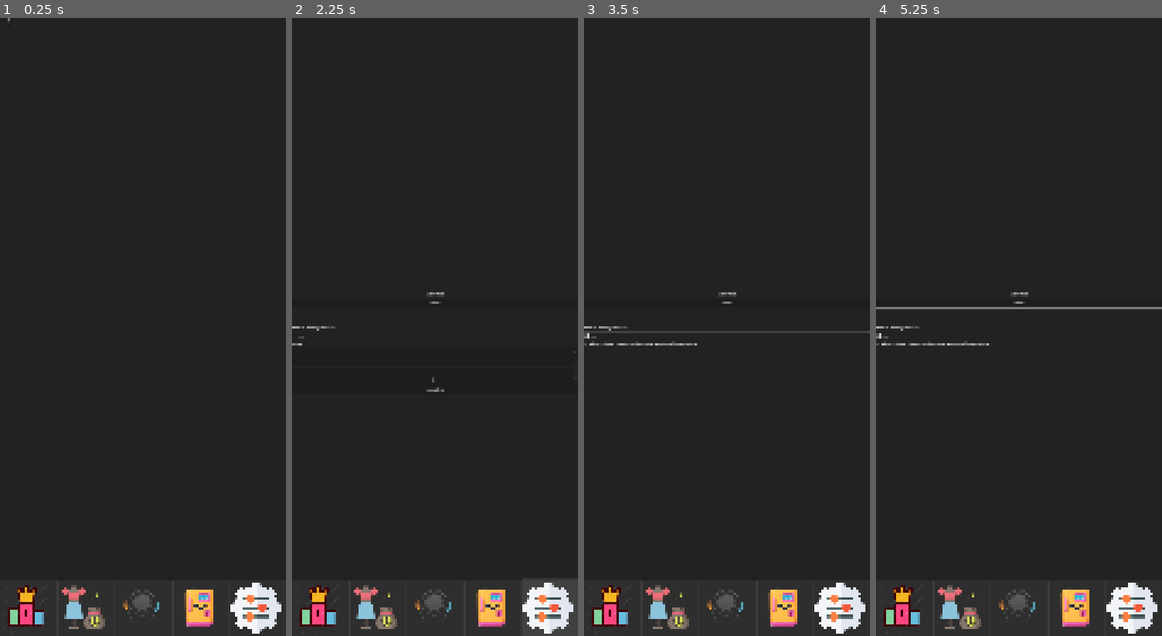
Above: before the commit, frames 1-4 (left to right).
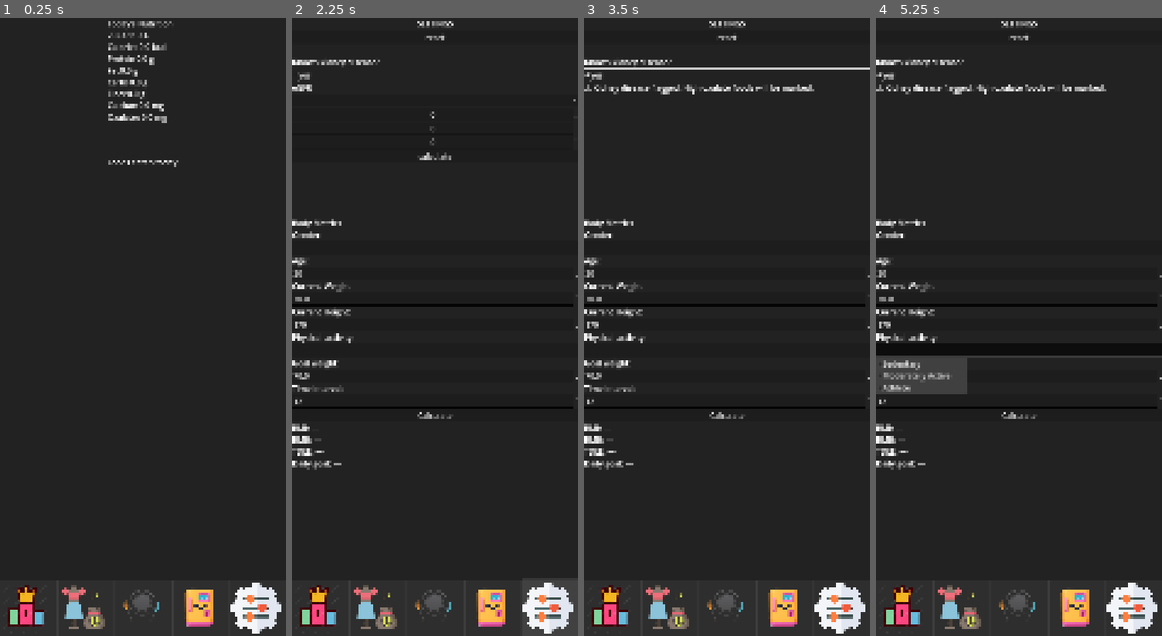
Above: after the commit, the same moments.

Repository: philipstar1234567/caloriecountingapp
Game: Godot game, scene res://Main.tscn
The game is run twice, just before and just after one commit, with the same random seed, the same clock (stepped at 60 frames per second) and the same inputs.
Inputs (mouse positions are in pixels of both pictures, inside the frame that each line leads up to):
- Up to frame 1 (0.25 s): no input
- Up to frame 2 (2.25 s): click (435, 605) at 0.5 s; click (492, 605) at 1.25 s; click (549, 605) at 2 s
- Up to frame 3 (3.5 s): click "yes" at 2.75 s
- Up to frame 4 (5.25 s): click "reset" at 3.5 s; click (1019, 246) at 4.27 s; click (1019, 351) at 5.02 s

The runs differ from the first frame. In frame 1, 1.1% of the frame differs, in the area x 2-63%, y 0-25%; in frame 2, 3.2%; in frame 3, 4.4%; in frame 4, 5.5%, in the area x 0-100%, y 0-74%.
Error after the commit: Parse Error: Static function "get_date_string_from_datetime_dict()" not found in base "GDScriptNativeClass". (res://Global.gd:112)

Commit message:
dfsf
sdvw

Diff:
--- a/FridgePage.gd
+++ b/FridgePage.gd
@@ -183,13 +183,46 @@
 	popup.info_pressed.connect(_on_info_pressed)
 
 func _on_eat_pressed(food: Dictionary):
+	# Remove from fridge
 	fridge_foods = fridge_foods.filter(func(f): return f["id"] != food["id"])
+
 	save_fridge()
 	build_fridge_ui()
-	# Log to daily intake
-	var intake = get_tree().root.get_node_or_null("Main/ContentArea/HomePage")
-	if intake:
-		intake.log_food(food)
+
+	# Log to HomePage
+	var main = get_tree().root.get_node("Main")
+	var home = main.get_node_or_null("ContentArea/HomePage")
+	if home == null:
+		# HomePage not currently loaded — save directly to file
+		_log_food_to_file(food)
+	else:
+		home.log_food(food)
+
+func _log_food_to_file(food: Dictionary):
+	var today = Time.get_date_string_from_system()
+	var totals = {"calories":0.0,"protein_g":0.0,"fat_g":0.0,"carbs_g":0.0,"fiber_g":0.0,"calcium_mg":0.0,"oxalate_mg":0.0}
+	var foods = []
+
+	if FileAccess.file_exists("user://intake.json"):
+		var file = FileAccess.open("user://intake.json", FileAccess.READ)
+		var data = JSON.parse_string(file.get_as_text())
+		file.close()
+		if data and data.get("date","") == today:
+			totals = data.get("totals", totals)
+			foods = data.get("foods", [])
+
+	totals["calories"]   += food.get("calories", 0)
+	totals["protein_g"]  += food.get("protein_g", 0)
+	totals["fat_g"]      += food.get("fat_g", 0)
+	totals["carbs_g"]    += food.get("carbs_g", 0)
+	totals["fiber_g"]    += food.get("fiber_g", 0)
+	totals["calcium_mg"] += food.get("calcium_mg", 0)
+	totals["oxalate_mg"] += food.get("oxalate_mg_per_100g", 0)
+	foods.append(food.get("name", "Unknown"))
+
+	var file = FileAccess.open("user://intake.json", FileAccess.WRITE)
+	file.store_string(JSON.stringify({"date": today, "totals": totals, "foods": foods}))
+	file.close()
 
 func _on_info_pressed(food: Dictionary):
 	var info = preload("res://NutritionalInfo.tscn").instantiate()
--- a/Global.gd
+++ b/Global.gd
@@ -1,4 +1,12 @@
 extends Node
+
+var body_metrics: Dictionary = {
+	"bmr": 0.0,
+	"tdee": 0.0,
+	"daily_goal": 0.0,
+	"goal_weight": 0.0,
+	"weight": 0.0
+}
 
 # ── Health conditions selected by user ──
 var active_conditions: Array = []
@@ -75,3 +83,40 @@
 	if not data: return
 	active_conditions = data.get("conditions", [])
 	kidney_at_risk = data.get("kidney_at_risk", false)
+
+var points_history: Dictionary = {}  # key = "YYYY-MM-DD", value = points
+
+func save_points(date: String, points: float):
+	points_history[date] = points
+	var file = FileAccess.open("user://points.json", FileAccess.WRITE)
+	file.store_string(JSON.stringify(points_history))
+	file.close()
+
+func load_points():
+	if not FileAccess.file_exists("user://points.json"): return
+	var file = FileAccess.open("user://points.json", FileAccess.READ)
+	var data = JSON.parse_string(file.get_as_text())
+	file.close()
+	if data:
+		points_history = data
+
+func get_points_today() -> float:
+	var today = Time.get_date_string_from_system()
+	return points_history.get(today, 0.0)
+
+func get_points_week() -> float:
+	var total = 0.0
+	var unix_now = Time.get_unix_time_from_system()
+	for i in range(7):
+		var unix_day = unix_now - (i * 86400)
+		var date = Time.get_date_string_from_datetime_dict(
+			Time.get_datetime_dict_from_unix_time(unix_day)
+		)
+		total += points_history.get(date, 0.0)
+	return total
+
+func get_points_alltime() -> float:
+	var total = 0.0
+	for val in points_history.values():
+		total += val
+	return total
--- a/HomePage.gd
+++ b/HomePage.gd
@@ -1,4 +1,104 @@
 extends Control
 
+var today_totals = {
+	"calories": 0.0, "protein_g": 0.0, "fat_g": 0.0,
+	"carbs_g": 0.0, "fiber_g": 0.0, "calcium_mg": 0.0, "oxalate_mg": 0.0
+}
+var foods_eaten: Array = []
+
 func _ready():
-	pass
+	Global.load_points()
+	load_today()
+	refresh_display()
+
+func _notification(what):
+	if what == NOTIFICATION_VISIBILITY_CHANGED and visible:
+		refresh_display()
+
+func log_food(food: Dictionary):
+	today_totals["calories"]   += food.get("calories", 0)
+	today_totals["protein_g"]  += food.get("protein_g", 0)
+	today_totals["fat_g"]      += food.get("fat_g", 0)
+	today_totals["carbs_g"]    += food.get("carbs_g", 0)
+	today_totals["fiber_g"]    += food.get("fiber_g", 0)
+	today_totals["calcium_mg"] += food.get("calcium_mg", 0)
+	today_totals["oxalate_mg"] += food.get("oxalate_mg_per_100g", 0)
+	foods_eaten.append(food.get("name", "Unknown"))
+	save_today()
+	refresh_display()
+
+func refresh_display():
+	var vbox = $Panel/ScrollContainer/VBoxContainer
+	vbox.get_node("DateLabel").text = Time.get_date_string_from_system()
+
+	# Totals
+	var kcal = snappedf(today_totals["calories"], 0.1)
+	vbox.get_node("CaloriesBar/CaloriesValue").text  = str(kcal) + " kcal"
+	vbox.get_node("ProteinBar/ProteinValue").text    = str(snappedf(today_totals["protein_g"], 0.1)) + " g"
+	vbox.get_node("FatBar/FatValue").text            = str(snappedf(today_totals["fat_g"], 0.1)) + " g"
+	vbox.get_node("CarbsBar/CarbsValue").text        = str(snappedf(today_totals["carbs_g"], 0.1)) + " g"
+	vbox.get_node("FiberBar/FiberValue").text        = str(snappedf(today_totals["fiber_g"], 0.1)) + " g"
+	vbox.get_node("CalciumBar/CalciumValue").text    = str(snappedf(today_totals["calcium_mg"], 0.1)) + " mg"
+	vbox.get_node("OxalatesBar/OxalatesValue").text  = str(snappedf(today_totals["oxalate_mg"], 0.1)) + " mg"
+
+	# Calorie goal progress
+	var daily_goal = Global.body_metrics.get("daily_goal", 0.0)
+	var bmr        = Global.body_metrics.get("bmr", 0.0)
+	if daily_goal > 0:
+		var remaining = snappedf(daily_goal - kcal, 0.1)
+		var sign = "+" if remaining > 0 else ""
+		vbox.get_node("GoalLabel").text = "Goal: " + str(snappedf(daily_goal, 0)) + " kcal  |  Remaining: " + sign + str(remaining) + " kcal"
+	else:
+		vbox.get_node("GoalLabel").text = "Set your goal in Settings ⚙️"
+
+	# Points calculation
+	var points = calculate_points(kcal, daily_goal, bmr)
+	vbox.get_node("PointsLabel").text = "⭐ Points today: " + str(snappedf(points, 0.1))
+
+	# Save today's points to history
+	var today = Time.get_date_string_from_system()
+	Global.save_points(today, points)
+
+	# Foods eaten list
+	var list = vbox.get_node("FoodsEatenList")
+	for child in list.get_children():
+		child.queue_free()
+	for name in foods_eaten:
+		var lbl = Label.new()
+		lbl.text = "• " + name
+		list.add_child(lbl)
+
+func calculate_points(daily_kcal: float, kcal_goal: float, bmr: float) -> float:
+	if bmr == 0: return 0.0
+	var goal_weight = Global.body_metrics.get("goal_weight", 0.0)
+	var weight      = Global.body_metrics.get("weight", 0.0)
+	if goal_weight == 0 or weight == 0: return 0.0
+
+	var kcal_diff = kcal_goal - bmr
+
+	if goal_weight < weight:
+		if kcal_diff >= 0 and daily_kcal >= bmr:
+			return 1.0 + kcal_diff / 500.0
+	elif goal_weight > weight:
+		if kcal_diff <= 0 and daily_kcal >= bmr:
+			return 1.0 + (-kcal_diff) / 500.0
+	return 0.0
+
+func save_today():
+	var file = FileAccess.open("user://intake.json", FileAccess.WRITE)
+	file.store_string(JSON.stringify({
+		"date": Time.get_date_string_from_system(),
+		"totals": today_totals,
+		"foods": foods_eaten
+	}))
+	file.close()
+
+func load_today():
+	if not FileAccess.file_exists("user://intake.json"): return
+	var file = FileAccess.open("user://intake.json", FileAccess.READ)
+	var data = JSON.parse_string(file.get_as_text())
+	file.close()
+	if not data: return
+	if data.get("date", "") != Time.get_date_string_from_system(): return
+	today_totals = data.get("totals", today_totals)
+	foods_eaten  = data.get("foods", [])
--- a/HomePage.tscn
+++ b/HomePage.tscn
@@ -1,6 +1,7 @@
-[gd_scene load_steps=2 format=3 uid="uid://dip2lxuhdo4s8"]
+[gd_scene load_steps=3 format=3 uid="uid://dip2lxuhdo4s8"]
 
 [ext_resource type="Script" uid="uid://3wt6iiyy6kkq" path="res://HomePage.gd" id="1_1h7vm"]
+[ext_resource type="Theme" uid="uid://6bg4j0jgclno" path="res://themeHomePagefont32.tres" id="1_k1fio"]
 
 [node name="HomePage" type="Control"]
 layout_mode = 3
@@ -9,6 +10,7 @@
 anchor_bottom = 1.0
 grow_horizontal = 2
 grow_vertical = 2
+theme = ExtResource("1_k1fio")
 script = ExtResource("1_1h7vm")
 
 [node name="Panel" type="Panel" parent="."]
@@ -20,57 +22,119 @@
 grow_vertical = 2
 
 [node name="ScrollContainer" type="ScrollContainer" parent="Panel"]
-layout_mode = 0
-offset_right = 40.0
-offset_bottom = 40.0
+layout_mode = 1
+anchors_preset = 15
+anchor_right = 1.0
+anchor_bottom = 1.0
+grow_horizontal = 2
+grow_vertical = 2
 
 [node name="VBoxContainer" type="VBoxContainer" parent="Panel/ScrollContainer"]
 layout_mode = 2
+size_flags_horizontal = 6
+size_flags_vertical = 3
 
 [node name="TitleLabel" type="Label" parent="Panel/ScrollContainer/VBoxContainer"]
 layout_mode = 2
+theme_override_font_sizes/font_size = 32
+text = "Today's Nutrition"
 
 [node name="DateLabel" type="Label" parent="Panel/ScrollContainer/VBoxContainer"]
 layout_mode = 2
-
-[node name="FoodsEatenTitle" type="Label" parent="Panel/ScrollContainer/VBoxContainer"]
-layout_mode = 2
+theme_override_font_sizes/font_size = 32
 
 [node name="CaloriesBar" type="HBoxContainer" parent="Panel/ScrollContainer/VBoxContainer"]
 layout_mode = 2
 
 [node name="CaloriesLabel" type="Label" parent="Panel/ScrollContainer/VBoxContainer/CaloriesBar"]
 layout_mode = 2
+text = "Calories"
 
 [node name="CaloriesValue" type="Label" parent="Panel/ScrollContainer/VBoxContainer/CaloriesBar"]
 layout_mode = 2
+text = "0 kcal"
 
 [node name="ProteinBar" type="HBoxContainer" parent="Panel/ScrollContainer/VBoxContainer"]
 layout_mode = 2
 
 [node name="ProteinLabel" type="Label" parent="Panel/ScrollContainer/VBoxContainer/ProteinBar"]
 layout_mode = 2
+text = "Protein"
 
 [node name="ProteinValue" type="Label" parent="Panel/ScrollContainer/VBoxContainer/ProteinBar"]
 layout_mode = 2
+text = "0 g"
 
 [node name="FatBar" type="HBoxContainer" parent="Panel/ScrollContainer/VBoxContainer"]
 layout_mode = 2
 
 [node name="FatLabel" type="Label" parent="Panel/ScrollContainer/VBoxContainer/FatBar"]
 layout_mode = 2
+text = "Fat"
 
 [node name="FatValue" type="Label" parent="Panel/ScrollContainer/VBoxContainer/FatBar"]
 layout_mode = 2
+text = "0 g"
 
 [node name="CarbsBar" type="HBoxContainer" parent="Panel/ScrollContainer/VBoxContainer"]
 layout_mode = 2
 
 [node name="CarbsLabel" type="Label" parent="Panel/ScrollContainer/VBoxContainer/CarbsBar"]
 layout_mode = 2
+text = "Carbs"
 
 [node name="CarbsValue" type="Label" parent="Panel/ScrollContainer/VBoxContainer/CarbsBar"]
 layout_mode = 2
+text = "0 g"
 
 [node name="FiberBar" type="HBoxContainer" parent="Panel/ScrollContainer/VBoxContainer"]
 layout_mode = 2
+
+[node name="FiberLabel" type="Label" parent="Panel/ScrollContainer/VBoxContainer/FiberBar"]
+layout_mode = 2
+text = "Fiber"
+
+[node name="FiberValue" type="Label" parent="Panel/ScrollContainer/VBoxContainer/FiberBar"]
+layout_mode = 2
+text = "0 g"
+
+[node name="CalciumBar" type="HBoxContainer" parent="Panel/ScrollContainer/VBoxContainer"]
+layout_mode = 2
+
+[node name="CalciumLabel" type="Label" parent="Panel/ScrollContainer/VBoxContainer/CalciumBar"]
+layout_mode = 2
+text = "Calcium"
+
+[node name="CalciumValue" type="Label" parent="Panel/ScrollContainer/VBoxContainer/CalciumBar"]
+layout_mode = 2
+text = "0 g"
+
+[node name="OxalatesBar" type="HBoxContainer" parent="Panel/ScrollContainer/VBoxContainer"]
+layout_mode = 2
+
+[node name="OxalatesLabel" type="Label" parent="Panel/ScrollContainer/VBoxContainer/OxalatesBar"]
+layout_mode = 2
+text = "Oxalates"
+
+[node name="OxalatesValue" type="Label" parent="Panel/ScrollContainer/VBoxContainer/OxalatesBar"]
+layout_mode = 2
+text = "0 g"
+
+[node name="GoalLabel" type="Label" parent="Panel/ScrollContainer/VBoxContainer"]
+layout_mode = 2
+
+[node name="PointsLabel" type="Label" parent="Panel/ScrollContainer/VBoxContainer"]
+layout_mode = 2
+
+[node name="Divider" type="HSeparator" parent="Panel/ScrollContainer/VBoxContainer"]
+custom_minimum_size = Vector2(0, 37.47)
+layout_mode = 2
+
+[node name="FoodsEatenTitle" type="Label" parent="Panel/ScrollContainer/VBoxContainer"]
+layout_mode = 2
+text = "Foods eaten today:"
+
+[node name="FoodsEatenList" type="VBoxContainer" parent="Panel/ScrollContainer/VBoxContainer"]
+custom_minimum_size = Vector2(0, 572.49)
+layout_mode = 2
+theme = ExtResource("1_k1fio")
--- a/NutritionalInfo.tscn
+++ b/NutritionalInfo.tscn
@@ -1,5 +1,6 @@
-[gd_scene load_steps=2 format=3 uid="uid://boxw1nx8f0ws2"]
+[gd_scene load_steps=3 format=3 uid="uid://boxw1nx8f0ws2"]
 
+[ext_resource type="Theme" uid="uid://6bg4j0jgclno" path="res://themeHomePagefont32.tres" id="1_8yl1s"]
 [ext_resource type="Script" uid="uid://x0utvvdi30h5" path="res://NutritionalInfo.gd" id="1_el806"]
 
 [node name="NutritionalInfo" type="Control"]
@@ -9,6 +10,7 @@
 anchor_bottom = 1.0
 grow_horizontal = 2
 grow_vertical = 2
+theme = ExtResource("1_8yl1s")
 script = ExtResource("1_el806")
 
 [node name="PanelContainer" type="PanelContainer" parent="."]
--- a/SettingsPage.gd
+++ b/SettingsPage.gd
@@ -1,56 +1,60 @@
 extends Control
 
 func _ready():
+	# Kidney care connections
 	$Panel/ScrollContainer/VBoxContainer/KidneyCarePanel/VBoxContainer/KnownDisease.toggled.connect(_on_known_disease_toggled)
-	$Panel/ScrollContainer/VBoxContainer/KidneyCarePanel/VBoxContainer/InputFields/CalculateButton.pressed.connect(_on_calculate)
+	$Panel/ScrollContainer/VBoxContainer/KidneyCarePanel/VBoxContainer/InputFields/CalculateButton.pressed.connect(_on_calculate_egfr)
+
+	# Body metrics connection
+	$Panel/ScrollContainer/VBoxContainer/BodyMetricsPanel/VBoxContainer/CalculateButton.pressed.connect(_on_calculate_metrics)
+
+	# Reset button
 	$Panel/ScrollContainer/VBoxContainer/ResetButton.pressed.connect(_on_reset)
 
-	# Load saved kidney settings
 	load_kidney_settings()
+	load_body_metrics()
 
+# ─────────────────────────────────────────
+#  KIDNEY CARE
+# ─────────────────────────────────────────
 func _on_known_disease_toggled(checked: bool):
-	# Hide input fields if user already knows they have kidney disease
 	$Panel/ScrollContainer/VBoxContainer/KidneyCarePanel/VBoxContainer/InputFields.visible = !checked
 	if checked:
-		_set_risk("⚠️ Kidney disease flagged. High oxalate foods will be marked.")
+		_set_kidney_risk("⚠️ Kidney disease flagged. High oxalate foods will be marked.")
 		Global.kidney_at_risk = true
 		Global.save_profile()
 
-func _on_calculate():
+func _on_calculate_egfr():
 	var fields = $Panel/ScrollContainer/VBoxContainer/KidneyCarePanel/VBoxContainer/InputFields
-	var scr   = fields.get_node("CreatinineInput").value
-	var age   = fields.get_node("AgeInput").value
-	var is_female = fields.get_node("GenderOption").selected == 1  # 0=Male, 1=Female
+	var scr       = fields.get_node("CreatinineInput").value
+	var age       = fields.get_node("AgeInput").value
+	var is_female = fields.get_node("GenderOption").selected == 1
 
-	# CKD-EPI formula
-	var kappa = 0.7 if is_female else 0.9
-	var alpha = -0.329 if is_female else -0.411
+	var kappa      = 0.7 if is_female else 0.9
+	var alpha      = -0.329 if is_female else -0.411
 	var sex_factor = 1.012 if is_female else 1.0
 
 	var ratio = scr / kappa
-	var egfr = 142.0 \
+	var egfr  = 142.0 \
 		* pow(min(ratio, 1.0), alpha) \
 		* pow(max(ratio, 1.0), -1.200) \
 		* pow(0.9938, age) \
 		* sex_factor
+	egfr = snappedf(egfr, 0.1)
 
-	egfr = snapped(egfr, 0.1)
-
-	# Show the result
 	fields.get_node("eGFRLabel").text = "eGFR: " + str(egfr) + " mL/min/1.73m²"
 
-	# Determine risk
 	if egfr <= 60:
-		_set_risk("⚠️ eGFR ≤ 60 — kidney function reduced. High oxalate foods will be marked.")
+		_set_kidney_risk("⚠️ eGFR ≤ 60 — kidney function reduced. High oxalate foods will be marked.")
 		Global.kidney_at_risk = true
 	else:
-		_set_risk("✅ eGFR > 60 — kidney function appears normal.")
+		_set_kidney_risk("✅ eGFR > 60 — kidney function appears normal.")
 		Global.kidney_at_risk = false
 
 	save_kidney_settings(egfr)
 	Global.save_profile()
 
-func _set_risk(message: String):
+func _set_kidney_risk(message: String):
 	$Panel/ScrollContainer/VBoxContainer/KidneyCarePanel/VBoxContainer/RiskLabel.text = message
 
 func save_kidney_settings(egfr: float):
@@ -75,6 +79,113 @@
 	if data.has("egfr"):
 		$Panel/ScrollContainer/VBoxContainer/KidneyCarePanel/VBoxContainer/InputFields/eGFRLabel.text = "eGFR: " + str(data["egfr"]) + " mL/min/1.73m²"
 
+# ─────────────────────────────────────────
+#  BODY METRICS
+# ─────────────────────────────────────────
+func _on_calculate_metrics():
+	var panel     = $Panel/ScrollContainer/VBoxContainer/BodyMetricsPanel/VBoxContainer
+	var weight    = panel.get_node("WeightInput").value
+	var height_cm = panel.get_node("HeightInput").value
+	var age       = panel.get_node("AgeInput").value
+	var activity  = panel.get_node("ActivityOption").selected  # 0=sedentary 1=moderate 2=athlete
+	var goal_w    = panel.get_node("GoalWeightInput").value
+	var weeks     = panel.get_node("TimeIntervalInput").value
+	var is_female = panel.get_node("GenderOption").selected == 1
+
+	var height_m = height_cm / 100.0
+
+	# BMI
+	var bmi = weight / (height_m * height_m)
+	bmi = snappedf(bmi, 0.1)
+	var bmi_category = ""
+	if bmi < 18.5:    bmi_category = "Underweight"
+	elif bmi < 25.0:  bmi_category = "Normal"
+	elif bmi < 30.0:  bmi_category = "Overweight"
+	else:             bmi_category = "Obese"
+	panel.get_node("BMIResult").text = "BMI: " + str(bmi) + " (" + bmi_category + ")"
+
+	# BMR — Mifflin-St Jeor
+	var bmr = 10.0 * weight + 6.25 * height_cm - 5.0 * age
+	bmr += -161.0 if is_female else 5.0
+	bmr = snappedf(bmr, 1.0)
+	panel.get_node("BMRResult").text = "BMR: " + str(bmr) + " kcal/day"
+
+	# TDEE
+	var tdee_multiplier = [1.2, 1.55, 1.9][activity]
+	var tdee = snappedf(bmr * tdee_multiplier, 1.0)
+	panel.get_node("TDEEResult").text = "TDEE: " + str(tdee) + " kcal/day"
+
+	# Daily kcal adjustment for goal weight
+	# 7700 kcal = 1kg of body fat, time in days (weeks × 7)
+	var days = weeks * 7.0
+	var kcal_adjustment = 7700.0 * (goal_w - weight) / days
+	var daily_goal = snappedf(tdee + kcal_adjustment, 1.0)
+	var direction = ""
+	if goal_w < weight:       direction = "deficit to lose weight"
+	elif goal_w > weight:     direction = "surplus to gain weight"
+	else:                     direction = "maintenance"
+	panel.get_node("GoalResult").text = "Daily goal: " + str(daily_goal) + " kcal (" + direction + ")"
+
+	save_body_metrics(weight, height_cm, age, activity, goal_w, weeks, is_female, bmr, tdee, daily_goal)
+
+func save_body_metrics(weight, height, age, activity, goal_w, weeks, is_female, bmr, tdee, daily_goal):
+	var file = FileAccess.open("user://body_metrics.json", FileAccess.WRITE)
+	file.store_string(JSON.stringify({
+		"weight": weight,
+		"height": height,
+		"age": age,
+		"activity": activity,
+		"goal_weight": goal_w,
+		"weeks": weeks,
+		"is_female": is_female,
+		"bmr": bmr,
+		"tdee": tdee,
+		"daily_goal": daily_goal
+	}))
+	file.close()
+
+	# Share with Global so HomePage can use it
+	Global.body_metrics = {
+		"bmr": bmr,
+		"tdee": tdee,
+		"daily_goal": daily_goal,
+		"goal_weight": goal_w,
+		"weight": weight
+	}
+
+func load_body_metrics():
+	if not FileAccess.file_exists("user://body_metrics.json"): return
+	var file = FileAccess.open("user://body_metrics.json", FileAccess.WRITE if false else FileAccess.READ)
+	var data = JSON.parse_string(file.get_as_text())
+	file.close()
+	if not data: return
+
+	var panel = $Panel/ScrollContainer/VBoxContainer/BodyMetricsPanel/VBoxContainer
+	panel.get_node("WeightInput").value       = data.get("weight", 70)
+	panel.get_node("HeightInput").value       = data.get("height", 170)
+	panel.get_node("AgeInput").value          = data.get("age", 30)
+	panel.get_node("ActivityOption").selected = data.get("activity", 0)
+	panel.get_node("GoalWeightInput").value   = data.get("goal_weight", 70)
+	panel.get_node("TimeIntervalInput").value = data.get("weeks", 12)
+	panel.get_node("GenderOption").selected   = 1 if data.get("is_female", false) else 0
+
+	if data.has("bmr"):
+		panel.get_node("BMRResult").text  = "BMR: " + str(data["bmr"]) + " kcal/day"
+		panel.get_node("TDEEResult").text = "TDEE: " + str(data["tdee"]) + " kcal/day"
+		panel.get_node("GoalResult").text = "Daily goal: " + str(data["daily_goal"]) + " kcal"
+
+	Global.body_metrics = {
+		"bmr": data.get("bmr", 0),
+		"tdee": data.get("tdee", 0),
+		"daily_goal": data.get("daily_goal", 0),
+		"goal_weight": data.get("goal_weight", 0),
+		"weight": data.get("weight", 0)
+	}
+
+# ─────────────────────────────────────────
+#  RESET
+# ─────────────────────────────────────────
 func _on_reset():
 	if FileAccess.file_exists("user://intake.json"):
 		DirAccess.remove_absolute("user://intake.json")
+	print("Daily intake reset")
--- a/SettingsPage.tscn
+++ b/SettingsPage.tscn
@@ -1,6 +1,7 @@
-[gd_scene load_steps=2 format=3 uid="uid://lp2ytm723gwl"]
+[gd_scene load_steps=3 format=3 uid="uid://lp2ytm723gwl"]
 
 [ext_resource type="Script" uid="uid://j36t16rvv8ij" path="res://SettingsPage.gd" id="1_n364n"]
+[ext_resource type="Theme" uid="uid://6bg4j0jgclno" path="res://themeHomePagefont32.tres" id="1_shg78"]
 
 [node name="SettingsPage" type="Control"]
 layout_mode = 3
@@ -9,6 +10,7 @@
 anchor_bottom = 1.0
 grow_horizontal = 2
 grow_vertical = 2
+theme = ExtResource("1_shg78")
 script = ExtResource("1_n364n")
 
 [node name="Panel" type="Panel" parent="."]
@@ -32,7 +34,6 @@
 layout_mode = 2
 size_flags_horizontal = 7
 size_flags_vertical = 7
-alignment = 1
 
 [node name="Label" type="Label" parent="Panel/ScrollContainer/VBoxContainer"]
 layout_mode = 2
@@ -94,3 +95,120 @@
 [node name="ResetButton" type="Button" parent="Panel/ScrollContainer/VBoxContainer"]
 layout_mode = 2
 text = "reset"
+
+[node name="BodyMetricsPanel" type="Panel" parent="Panel/ScrollContainer/VBoxContainer"]
+layout_mode = 2
+
+[node name="VBoxContainer" type="VBoxContainer" parent="Panel/ScrollContainer/VBoxContainer/BodyMetricsPanel"]
+layout_mode = 1
+anchors_preset = -1
+anchor_top = 1.0
+anchor_right = 1.0
+anchor_bottom = 1.0
+offset_top = 709.0
+offset_bottom = 1765.0
+grow_horizontal = 2
+grow_vertical = 0
+
+[node name="Label" type="Label" parent="Panel/ScrollContainer/VBoxContainer/BodyMetricsPanel/VBoxContainer"]
+layout_mode = 2
+text = "Body Metrics"
+
+[node name="Label2" type="Label" parent="Panel/ScrollContainer/VBoxContainer/BodyMetricsPanel/VBoxContainer"]
+layout_mode = 2
+text = "Gender:"
+
+[node name="GenderOption" type="OptionButton" parent="Panel/ScrollContainer/VBoxContainer/BodyMetricsPanel/VBoxContainer"]
+custom_minimum_size = Vector2(0, 49.41)
+layout_mode = 2
+item_count = 2
+popup/item_0/text = "Male"
+popup/item_0/id = 0
+popup/item_1/text = "Female"
+popup/item_1/id = 1
+
+[node name="Label3" type="Label" parent="Panel/ScrollContainer/VBoxContainer/BodyMetricsPanel/VBoxContainer"]
+layout_mode = 2
+text = "Age:"
+
+[node name="AgeInput" type="SpinBox" parent="Panel/ScrollContainer/VBoxContainer/BodyMetricsPanel/VBoxContainer"]
+layout_mode = 2
+min_value = 1.0
+max_value = 120.0
+value = 30.0
+
+[node name="Label4" type="Label" parent="Panel/ScrollContainer/VBoxContainer/BodyMetricsPanel/VBoxContainer"]
+layout_mode = 2
+text = "Current Weight:"
+
+[node name="WeightInput" type="SpinBox" parent="Panel/ScrollContainer/VBoxContainer/BodyMetricsPanel/VBoxContainer"]
+layout_mode = 2
+min_value = 20.0
+max_value = 300.0
+step = 0.1
+value = 70.0
+
+[node name="Label5" type="Label" parent="Panel/ScrollContainer/VBoxContainer/BodyMetricsPanel/VBoxContainer"]
+layout_mode = 2
+text = "Current Height:"
+
+[node name="HeightInput" type="SpinBox" parent="Panel/ScrollContainer/VBoxContainer/BodyMetricsPanel/VBoxContainer"]
+layout_mode = 2
+min_value = 100.0
+max_value = 250.0
+value = 170.0
+
+[node name="Label6" type="Label" parent="Panel/ScrollContainer/VBoxContainer/BodyMetricsPanel/VBoxContainer"]
+layout_mode = 2
+text = "Physical activity:"
+
+[node name="ActivityOption" type="OptionButton" parent="Panel/ScrollContainer/VBoxContainer/BodyMetricsPanel/VBoxContainer"]
+layout_mode = 2
+item_count = 3
+popup/item_0/text = "Sedentary"
+popup/item_0/id = 0
+popup/item_1/text = "Moderately Active"
+popup/item_1/id = 1
+popup/item_2/text = "Athlete"
+popup/item_2/id = 2
+
+[node name="Label7" type="Label" parent="Panel/ScrollContainer/VBoxContainer/BodyMetricsPanel/VBoxContainer"]
+layout_mode = 2
+text = "Goal weight:"
+
+[node name="GoalWeightInput" type="SpinBox" parent="Panel/ScrollContainer/VBoxContainer/BodyMetricsPanel/VBoxContainer"]
+layout_mode = 2
+min_value = 20.0
+max_value = 300.0
+step = 0.1
+value = 70.0
+
+[node name="Label8" type="Label" parent="Panel/ScrollContainer/VBoxContainer/BodyMetricsPanel/VBoxContainer"]
+layout_mode = 2
+text = "Time interval:"
+
+[node name="TimeIntervalInput" type="SpinBox" parent="Panel/ScrollContainer/VBoxContainer/BodyMetricsPanel/VBoxContainer"]
+layout_mode = 2
+min_value = 1.0
+max_value = 104.0
+value = 12.0
+
+[node name="CalculateButton" type="Button" parent="Panel/ScrollContainer/VBoxContainer/BodyMetricsPanel/VBoxContainer"]
+layout_mode = 2
+text = "Calculate"
+
+[node name="BMIResult" type="Label" parent="Panel/ScrollContainer/VBoxContainer/BodyMetricsPanel/VBoxContainer"]
+layout_mode = 2
+text = "BMI: —"
+
+[node name="BMRResult" type="Label" parent="Panel/ScrollContainer/VBoxContainer/BodyMetricsPanel/VBoxContainer"]
+layout_mode = 2
+text = "BMR: —"
+
+[node name="TDEEResult" type="Label" parent="Panel/ScrollContainer/VBoxContainer/BodyMetricsPanel/VBoxContainer"]
+layout_mode = 2
+text = "TDEE: —"
+
+[node name="GoalResult" type="Label" parent="Panel/ScrollContainer/VBoxContainer/BodyMetricsPanel/VBoxContainer"]
+layout_mode = 2
+text = "Daily goal: —"
--- /dev/null
+++ b/themeHomePagefont32.tres
@@ -0,0 +1,4 @@
+[gd_resource type="Theme" format=3 uid="uid://6bg4j0jgclno"]
+
+[resource]
+default_font_size = 32
